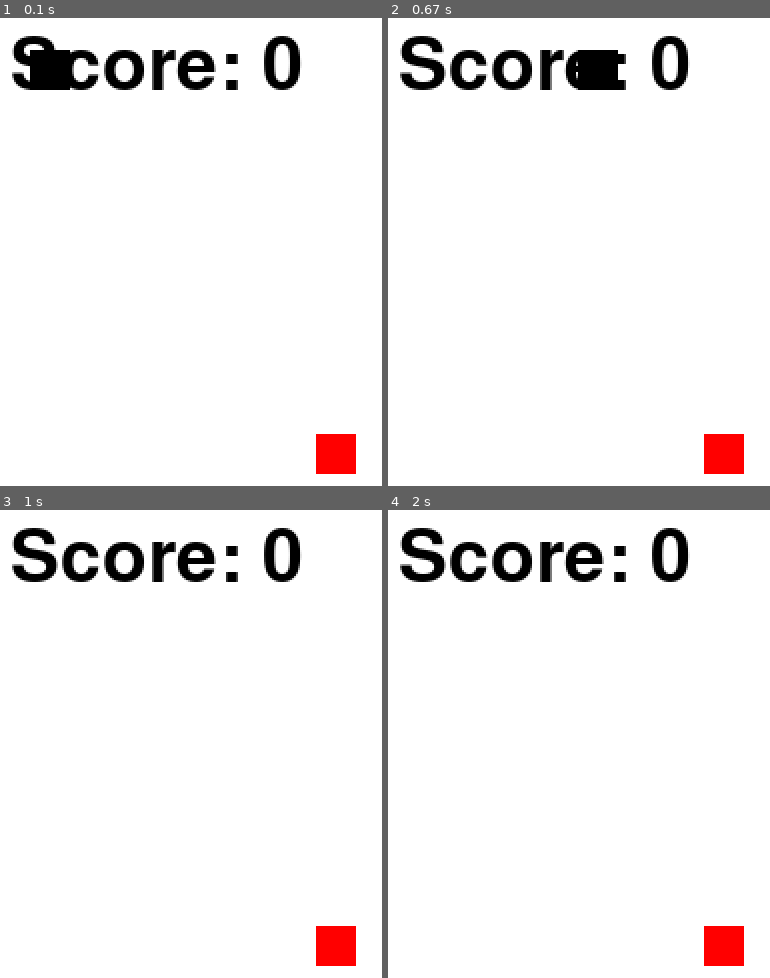
Above: before the commit, frames 1-4 (two rows, left to right).
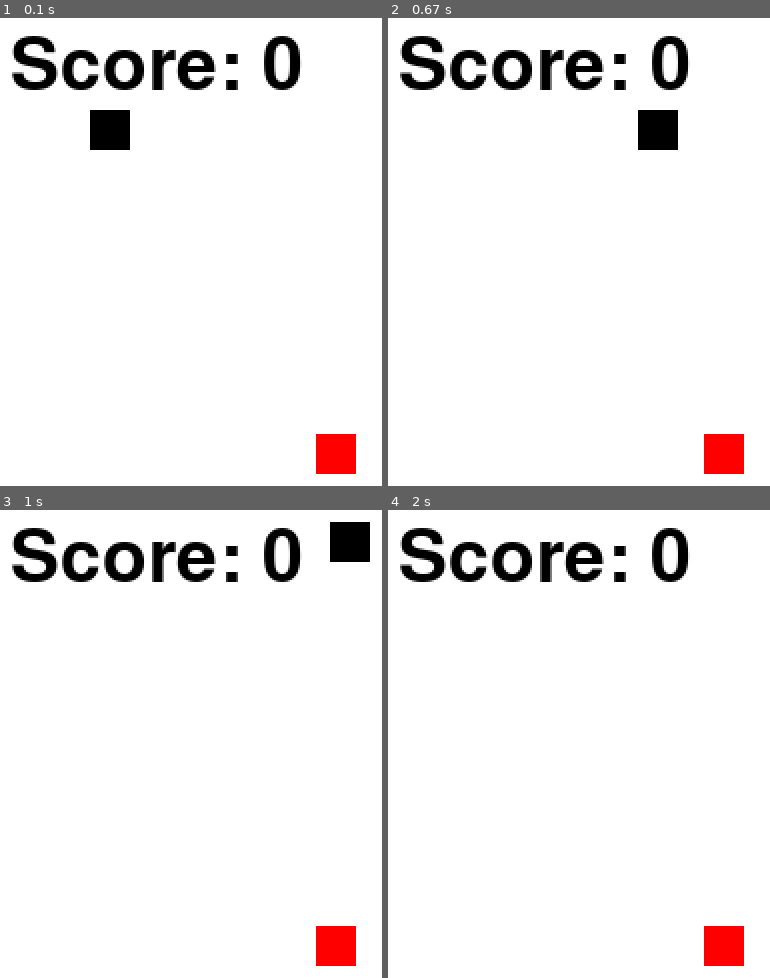
Above: after the commit, the same moments.

Repository: oasis-pandey/Python
Game: pygame game, started from Pygame/Snake Game.py
Two runs of this game, one before a commit and one after it. Both use one fixed random seed, a clock stepped at 60 frames per second and the inputs below.
Inputs:
- Up to frame 1 (0.1 s): no input
- Up to frame 2 (0.67 s): hold Right from 0.33 s (still down)
- Up to frame 3 (1 s): release Right at 0.8 s; hold Up from 0.83 s (still down)
- Up to frame 4 (2 s): release Up at 1.13 s

The runs differ from the first frame. In frame 1, 1.4% of the frame differs, in the area x 7-35%, y 6-29%; in frame 2, 1.5%, in the area x 49-76%, y 6-29%; in frame 3, 0.9%; in frame 4, nothing differs.

Commit message:
remaining: increasing the length of snake

Diff:
--- a/CHECK.PY
+++ b/CHECK.PY
@@ -0,0 +1,69 @@
+import pygame
+import random
+pygame.init()
+
+# GAME WINDOW
+length = 900
+width = 600
+game_window = pygame.display.set_mode((length, width))
+pygame.display.set_caption("Snake Game!")
+
+# GAME VARIABLES
+black = (0, 0, 0)
+white = (255, 255, 255)
+red = (255, 0, 0)
+snake_x = 50
+snake_y = 50
+snake_size = 20
+quit_game = False
+velocity_x = 0
+velocity_y = 0
+score = 0
+
+# Food
+food_x = random.randint(20, width / 2)
+food_y = random.randint(20, length / 2)
+
+def display_score(score, color, x, y):
+    font = pygame.font.SysFont(None, 55)
+    text = font.render("Score: " + str(score), True, color)
+    game_window.blit(text, (x, y))
+
+clock = pygame.time.Clock()
+fps = 30
+
+while not quit_game:
+    for event in pygame.event.get():
+        if event.type == pygame.QUIT:
+            quit_game = True
+
+        if event.type == pygame.KEYDOWN:
+            if event.key == pygame.K_LEFT:
+                velocity_x = -8
+                velocity_y = 0
+            elif event.key == pygame.K_RIGHT:
+                velocity_x = 8
+                velocity_y = 0
+            elif event.key == pygame.K_UP:
+                velocity_y = -8
+                velocity_x = 0
+            elif event.key == pygame.K_DOWN:
+                velocity_y = 8
+                velocity_x = 0
+
+    # Update snake position
+    snake_x += velocity_x
+    snake_y += velocity_y
+
+    # Check for collision with food
+    if abs(snake_x - food_x) < 10 and abs(snake_y - food_y) < 8:
+        score += 10
+        food_x = random.randint(10, width / 2)
+        food_y = random.randint(10, length / 2)
+
+    game_window.fill(white)
+    display_score(score, black, 10, 10)
+    pygame.draw.rect(game_window, red, [food_x, food_y, snake_size, snake_size])
+    pygame.draw.rect(game_window, black, [snake_x, snake_y, snake_size, snake_size])
+    pygame.display.update()
+    clock.tick(fps)
--- a/Pygame/Snake Game.py
+++ b/Pygame/Snake Game.py
@@ -13,8 +13,8 @@
 black=(0,0,0)
 white=(255,255,255)
 red=(255,0,0)
-snake_x=20
-snake_y=20
+snake_x=50
+snake_y=50
 snake_size=20
 quit_game=False
 velocity_x=0
